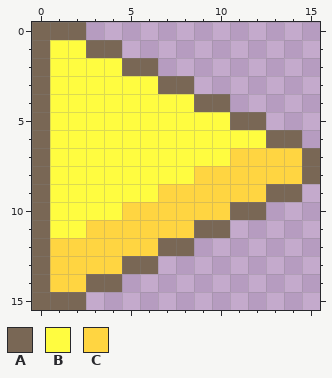
Pixel-art file -- Assets/_project/Sprites/My Own/Aseprite/UI/Icons/Navigation/play.aseprite. This is how it looked before the edit.
16x16 pixels, 1 frame.
Palette (. is transparent): A #796755  B #fffc40  C #ffd541
Pixels before, first column x 0:
 0 AAA.............
 1 ABBAA...........
 2 ABBBBAA.........
 3 ABBBBBBAA.......
 4 ABBBBBBBBAA.....
 5 ABBBBBBBBBBAA...
 6 ABBBBBBBBBBBBAA.
 7 ABBBBBBBBBBCCCCA
 8 ABBBBBBBBCCCCCCA
 9 ABBBBBBCCCCCCAA.
10 ABBBBCCCCCCAA...
11 ABBCCCCCCAA.....
12 ACCCCCCAA.......
13 ACCCCAA.........
14 ACCAA...........
15 AAA.............
After:
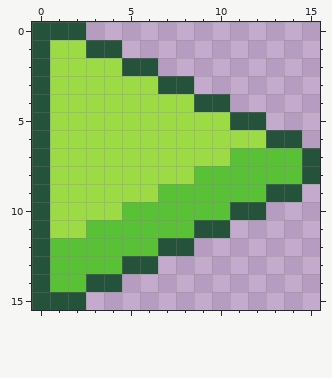
Difference:
Colour A changes from #796755 to #24523b.
Colour B changes from #fffc40 to #9cdb43.
Colour C changes from #ffd541 to #59c135.
Where, in picture pixels (left, top, right, bottom), the same in both pictures:
changed: (32, 22, 320, 310)
